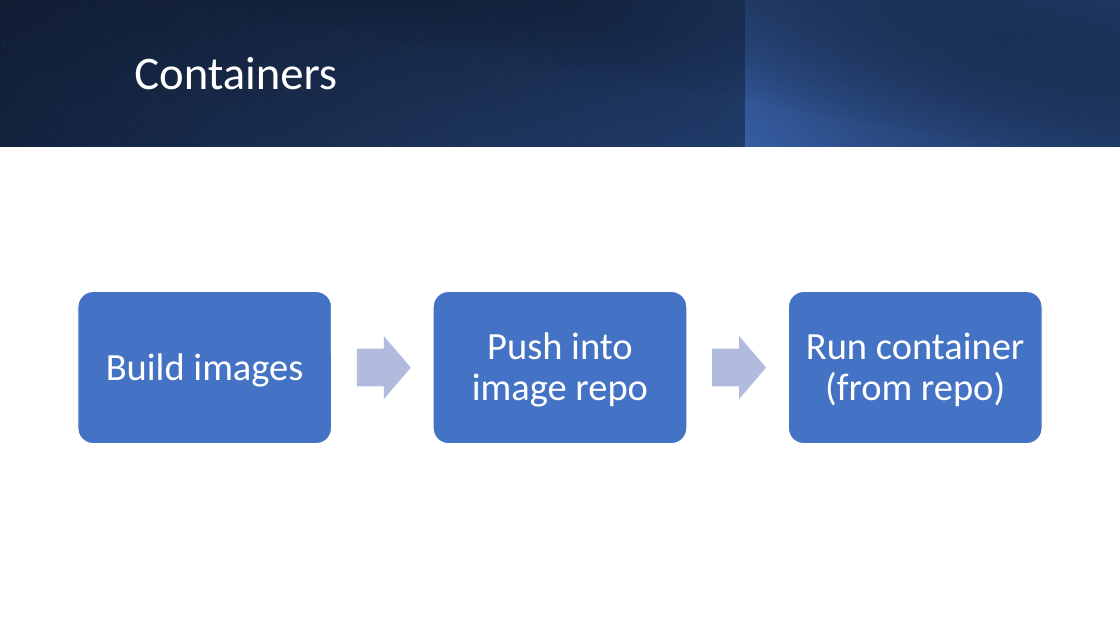
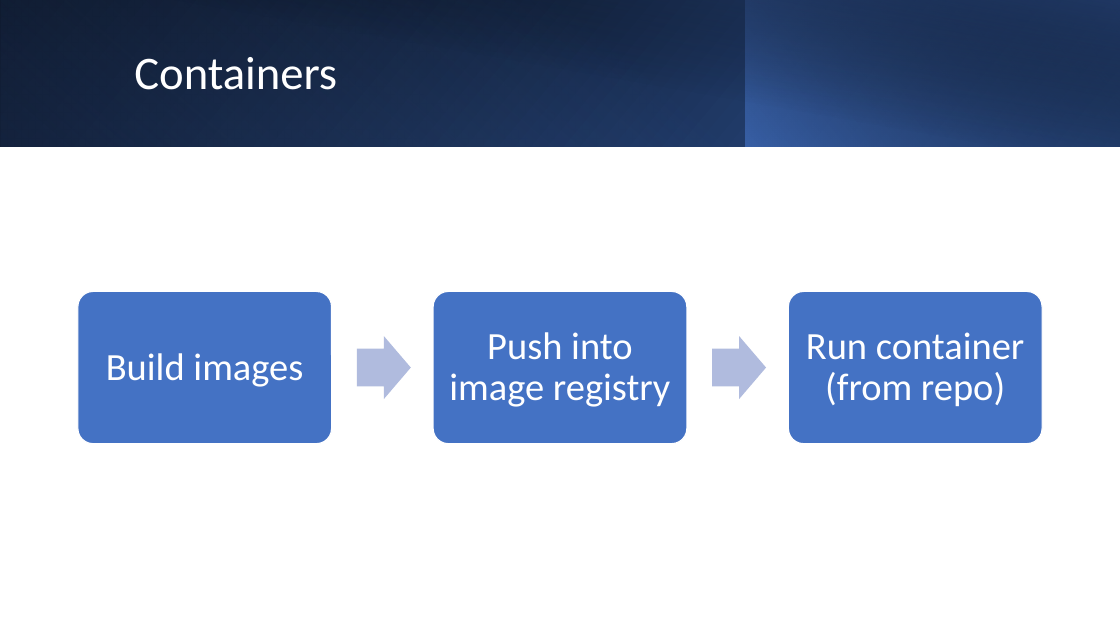
Before and after one commit to casimiri/k8stech, a slide deck: slide 5 of slides/Introduction to Kubernetes.pptx. Drawn at 1120x630 pixels with LibreOffice and Linux fonts; fonts in the diff are those of the drawing. Boxes give left, top, right and bottom in pixels: in the first picture for what was removed or moved away, otherwise in the second. Text is boxed around its words. In the diff, an @@ line names an element or a change of style, - is before the commit and + after.

```diff
--- a/slides/Introduction to Kubernetes.pptx
+++ b/slides/Introduction to Kubernetes.pptx
@@ text at (449,332,670,407): text changed @@
-Push into image repo
+Push into image registry
```
Also in this commit, not shown: 2 other slides changed.
